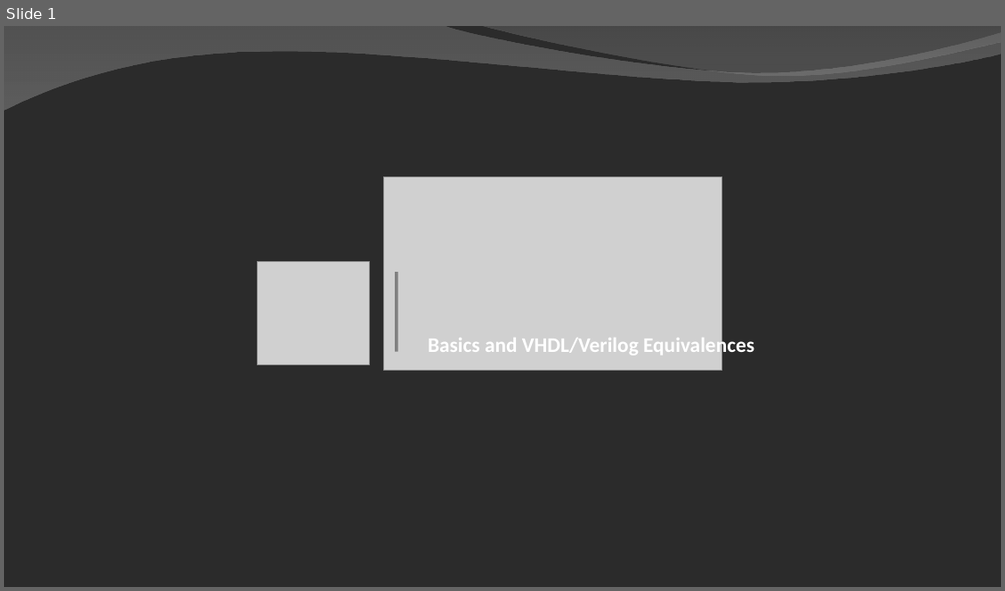
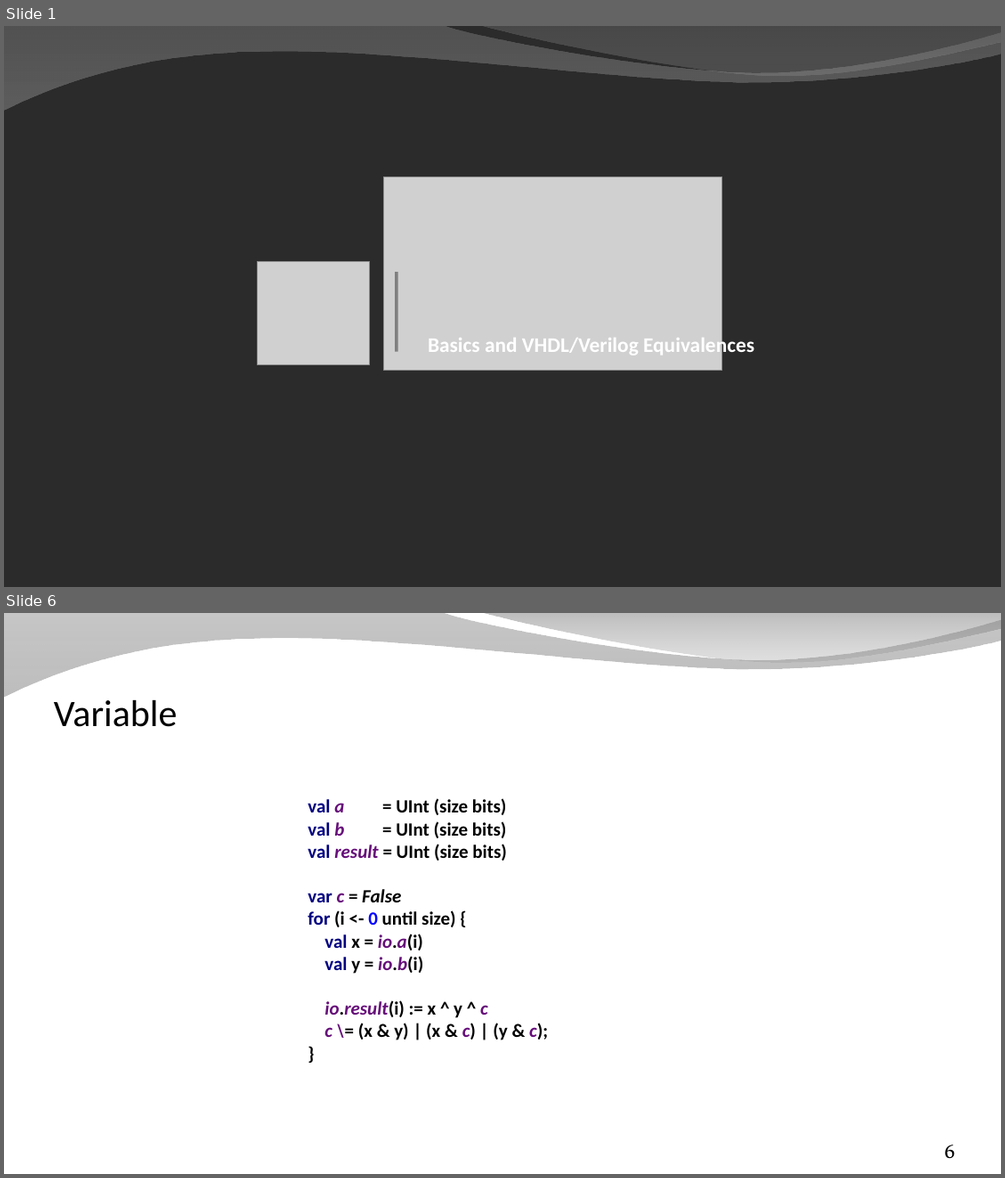
Before and after one commit to SpinalHDL/SpinalDoc, a slide deck: presentation/en/workshop/equivalence.odp. Shown one above the other, each under a label of ours: slide 1 before the commit, slides 1 and 6 after it; the slides between them are not shown. The pictures are 1005x591 and 1005x1178 pixels, drawn with LibreOffice and Linux fonts; fonts in the diff are those of the drawing; grey boxes stand for pictures; background and template pictures are left out; a plain dark background stands for a picture behind light text. Boxes give left, top, right and bottom in pixels: in the first picture for what was removed or moved away, otherwise in the second. Text is boxed around its words. In the diff, an @@ line names an element or a change of style, - is before the commit and + after.

```diff
--- a/presentation/en/workshop/equivalence.odp
+++ b/presentation/en/workshop/equivalence.odp
@@ slide 6 added at <box>4,613,1001,1174</box>, background picture (left out); not listed: 2 template elements that a slide beside it also shows @@
@@ title added at <box>54,700,177,727</box>, 36 pt, text #000000 @@
+Variable
@@ text added at <box>307,798,548,1040</box>, 18 pt, text #000000, bold @@
+val a = UInt (size bits)
+val b = UInt (size bits)
+val result = UInt (size bits)
+var c = False
+for (i <- 0 until size) {
+val x = io.a(i)
+val y = io.b(i)
+io.result(i) := x ^ y ^ c
+c \= (x & y) | (x & c) | (y & c);
+}
@@ page number added at <box>945,1144,955,1159</box>, 20 pt, text #000000 @@
+6
```
Also in this commit, not shown: 6 slides changed, 3 other slides added, 3 other files.
